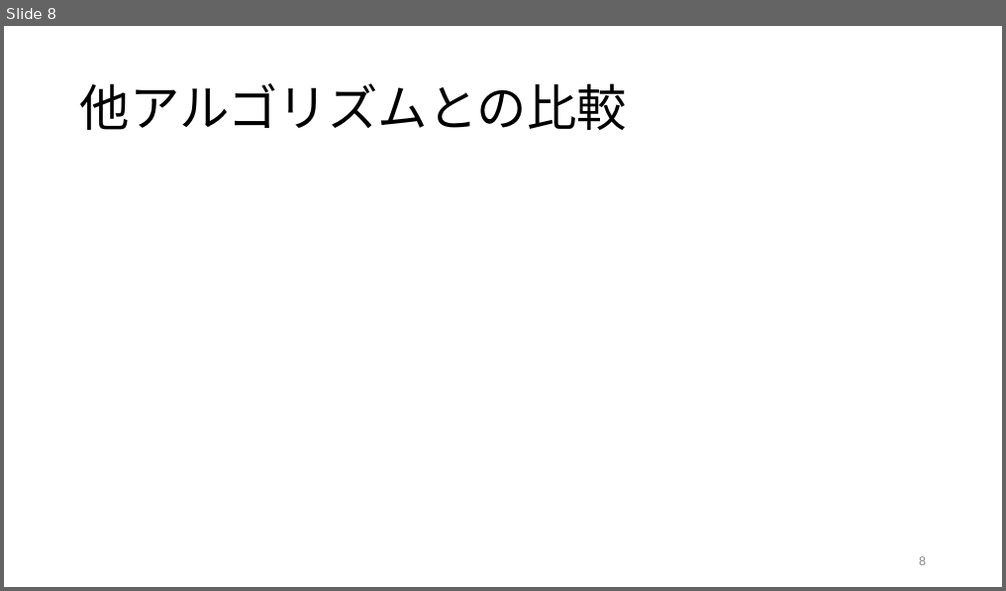
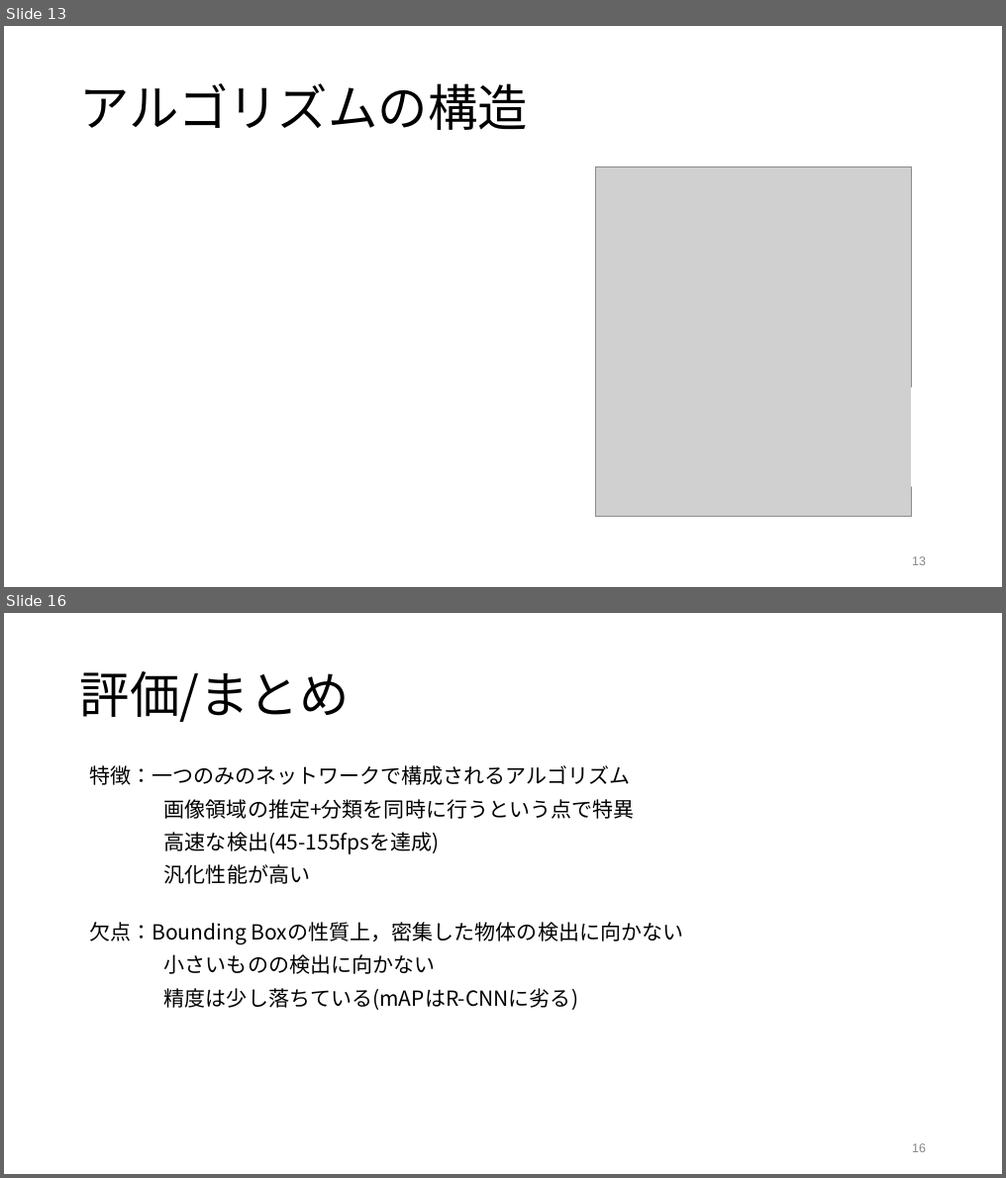
Before and after one commit to tackky/YOLO, a slide deck: yolo.pptx. Shown one above the other, each under a label of ours: slide 8 before the commit, slides 13 and 16 after it; the slides between them are not shown. The pictures are 1006x591 and 1006x1178 pixels, drawn with LibreOffice and Linux fonts; fonts in the diff are those of the drawing; grey boxes stand for pictures. Boxes give left, top, right and bottom in pixels: in the first picture for what was removed or moved away, otherwise in the second. Text is boxed around its words. In the diff, an @@ line names an element or a change of style, - is before the commit and + after.

```diff
--- a/yolo.pptx
+++ b/yolo.pptx
@@ slide 16 added at bbox=[4, 613, 1002, 1174], background #FFFFFF @@
@@ title added at bbox=[80, 671, 350, 722], 48 pt, text #000000 @@
+評価/まとめ
@@ text added at bbox=[89, 765, 635, 884], 20 pt, text #000000 @@
+特徴：一つのみのネットワークで構成されるアルゴリズム
+画像領域の推定+分類を同時に行うという点で特異
+高速な検出(45-155fpsを達成)
+汎化性能が高い
@@ text added at bbox=[89, 922, 684, 1010], 20 pt, text #000000 @@
+欠点：Bounding Boxの性質上，密集した物体の検出に向かない
+小さいものの検出に向かない
+精度は少し落ちている(mAPはR-CNNに劣る)
@@ page number added at bbox=[912, 1144, 926, 1153], 12 pt, text #888888 @@
+16
@@ what was slide 8 is now slide 13 @@
@@ slide 13 changed as well @@
@@ title at bbox=[80, 83, 528, 130]: text changed @@
-他アルゴリズムとの比較
+アルゴリズムの構造
@@ picture added at bbox=[596, 167, 912, 516] @@
@@ rectangle added at bbox=[912, 388, 955, 486], fill #FFFFFF, outline #FFFFFF 2 pt @@
@@ page number at bbox=[912, 557, 926, 566]: text changed @@
-8
+13
```
Also in this commit, not shown: 6 other slides changed, 10 other slides added, 2 slides removed, 1 other file.
